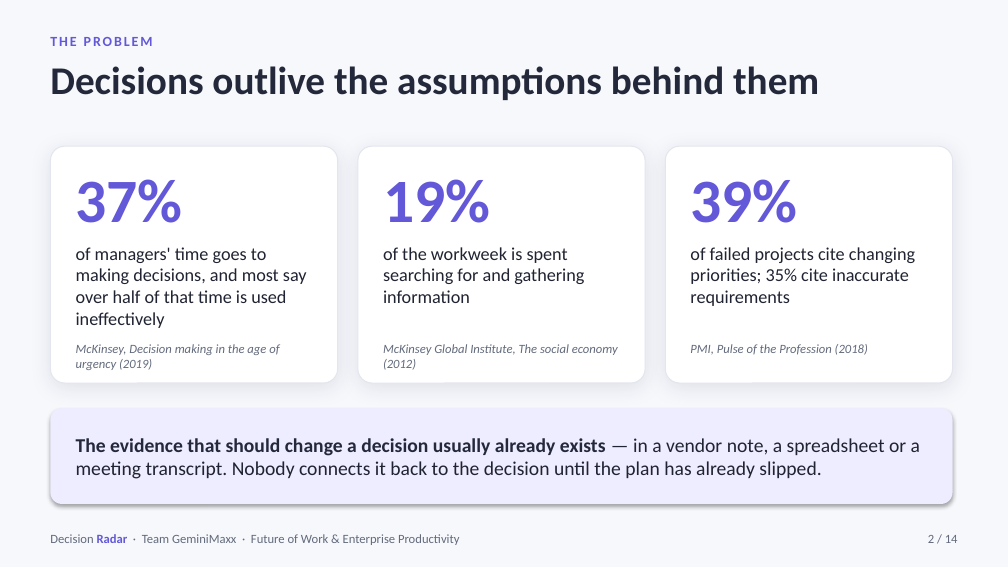
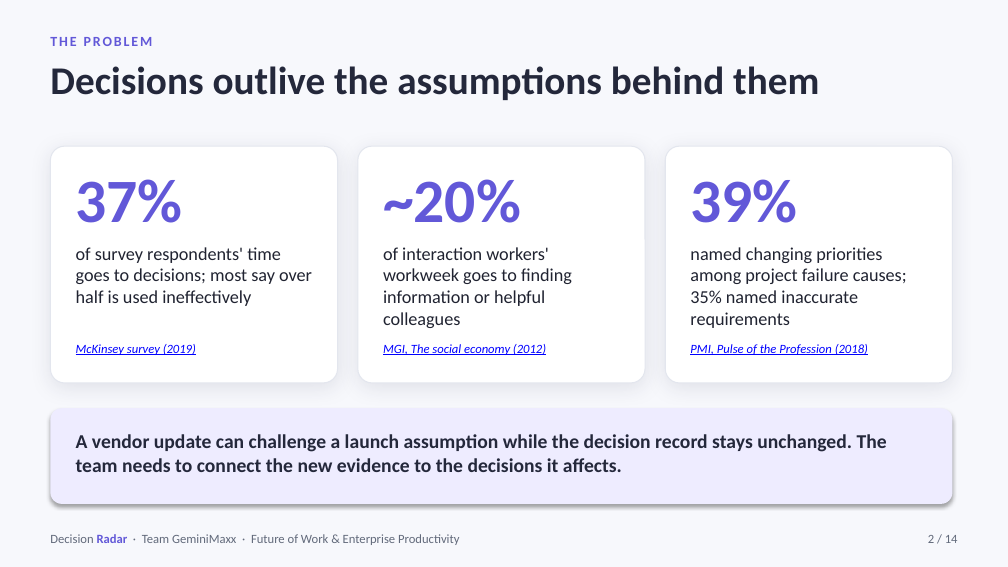
Before and after one commit to steffy-lo/decision-radar, a slide deck: slide 2 of submission/DecisionRadar_Proposal.pptx. Drawn at 1008x567 pixels with LibreOffice and Linux fonts; fonts in the diff are those of the drawing. Boxes give left, top, right and bottom in pixels: in the first picture for what was removed or moved away, otherwise in the second. Text is boxed around its words. In the diff, an @@ line names an element or a change of style, - is before the commit and + after.

```diff
--- a/submission/DecisionRadar_Proposal.pptx
+++ b/submission/DecisionRadar_Proposal.pptx
@@ text at (383,179,521,223): text changed @@
-19%
+~20%
@@ text at (76,247,312,306): text changed @@
-of managers' time goes to making decisions, and most say over half of that time is used ineffectively
+of survey respondents' time goes to decisions; most say over half is used ineffectively
@@ text at (383,247,572,328): text changed @@
-of the workweek is spent searching for and gathering information
+of interaction workers' workweek goes to finding information or helpful colleagues
@@ text at (690,247,907,328): text changed @@
-of failed projects cite changing priorities; 35% cite inaccurate requirements
+named changing priorities among project failure causes; 35% named inaccurate requirements
@@ text at (76,344,196,355): text changed; text colour #626A7B to #0000FF @@
-McKinsey, Decision making in the age of urgency (2019)
+McKinsey survey (2019)
@@ text at (383,344,546,355): text changed; text colour #626A7B to #0000FF @@
-McKinsey Global Institute, The social economy (2012)
+MGI, The social economy (2012)
@@ text "PMI, Pulse of the Profession ..." at (690,344,868,355): text colour #626A7B to #0000FF, underline on @@
@@ text removed at (76,438,920,479) @@
-The evidence that should change a decision usually already exists — in a vendor note, a spreadsheet or a meeting transcript. Nobody connects it back to the decision until the plan has already slipped.
@@ text added at (76,434,887,472), 14 pt, text #24283B, bold @@
+A vendor update can challenge a launch assumption while the decision record stays unchanged. The team needs to connect the new evidence to the decisions it affects.
```
Also in this commit, not shown: 12 other slides changed, 1 slide added, 1 slide removed, 2 other files.
